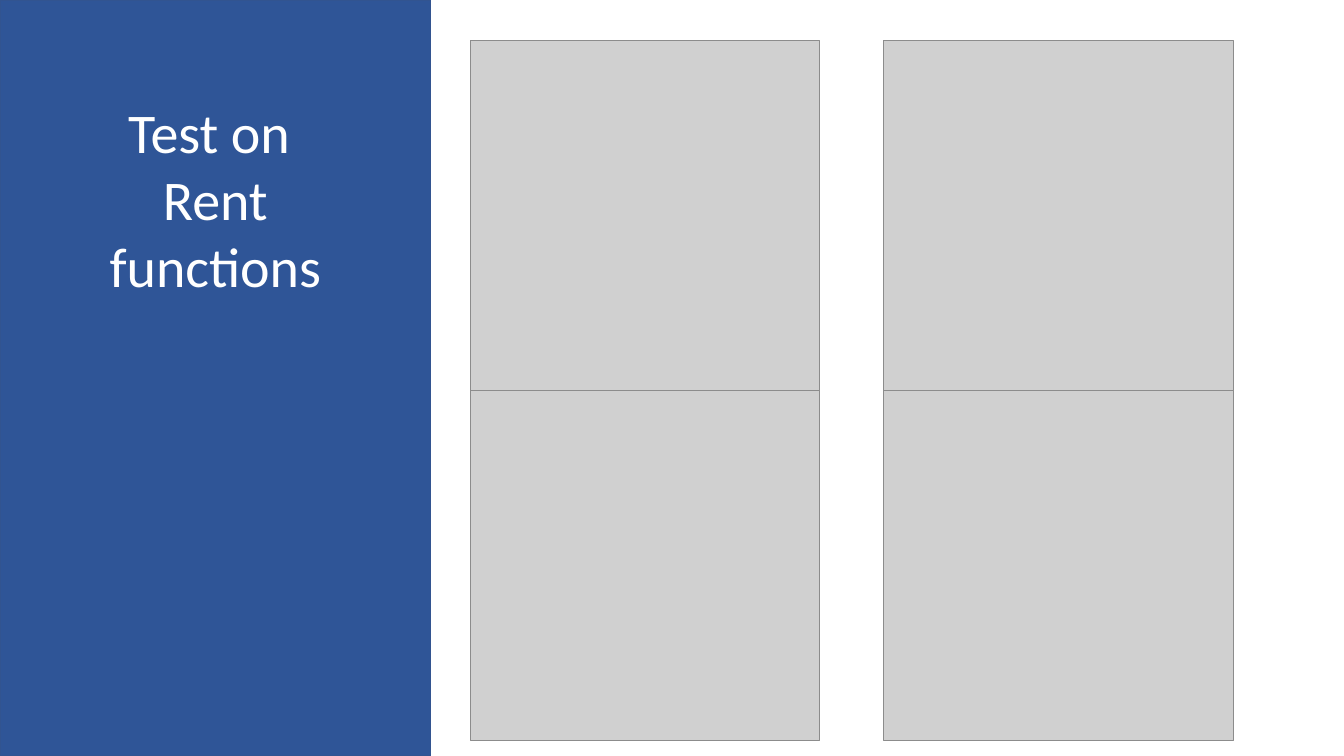
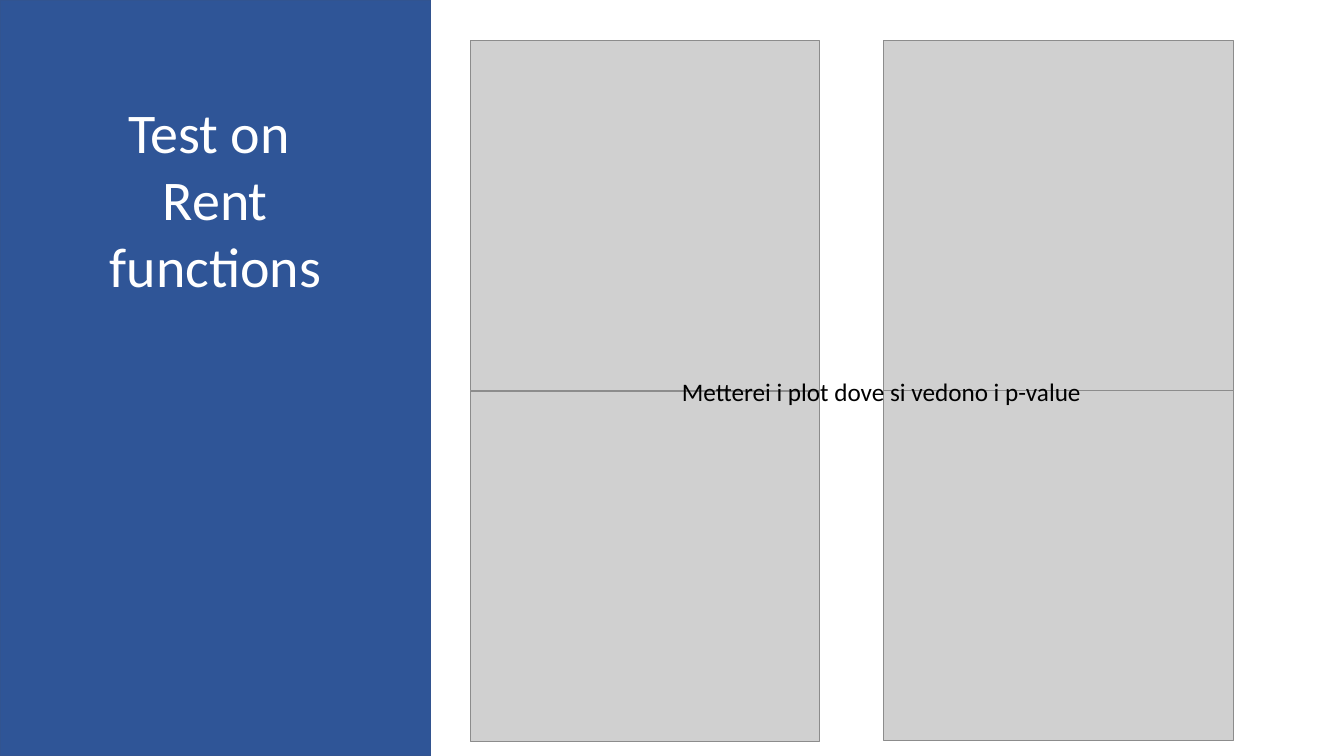
Before and after one commit to pietrobogani/SF-houses, a slide deck: slide 15 of Seconda Presentazione.pptx. Drawn at 1344x756 pixels with LibreOffice and Linux fonts; fonts in the diff are those of the drawing; grey boxes stand for pictures. Boxes give left, top, right and bottom in pixels: in the first picture for what was removed or moved away, otherwise in the second. Text is boxed around its words. In the diff, an @@ line names an element or a change of style, - is before the commit and + after.

```diff
--- a/Seconda Presentazione.pptx
+++ b/Seconda Presentazione.pptx
@@ text added at [682, 380, 1080, 407], 18 pt, text #000000 @@
+Metterei i plot dove si vedono i p-value
```
Also in this commit, not shown: 5 other slides changed, 3 other files.
